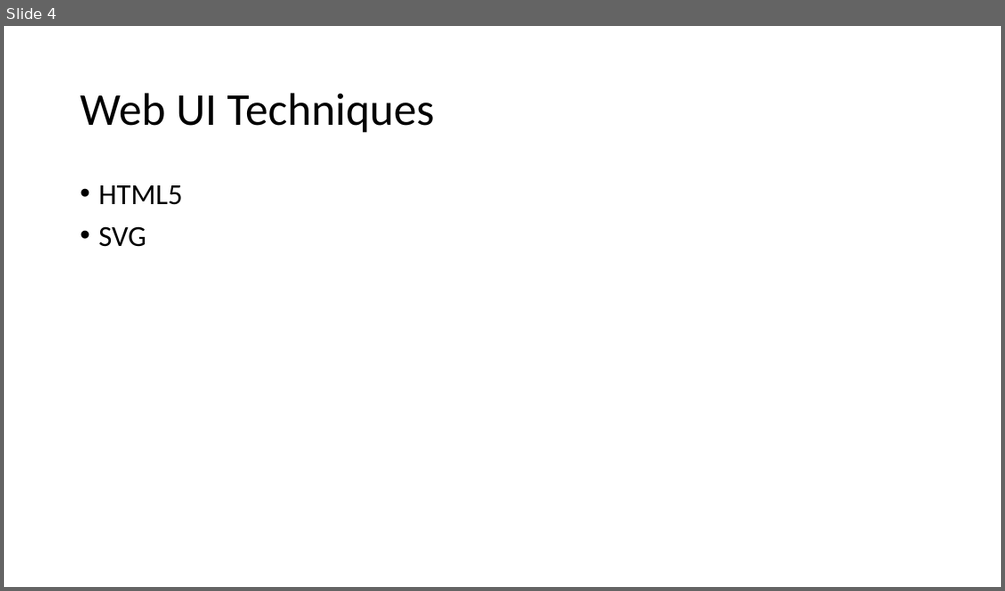
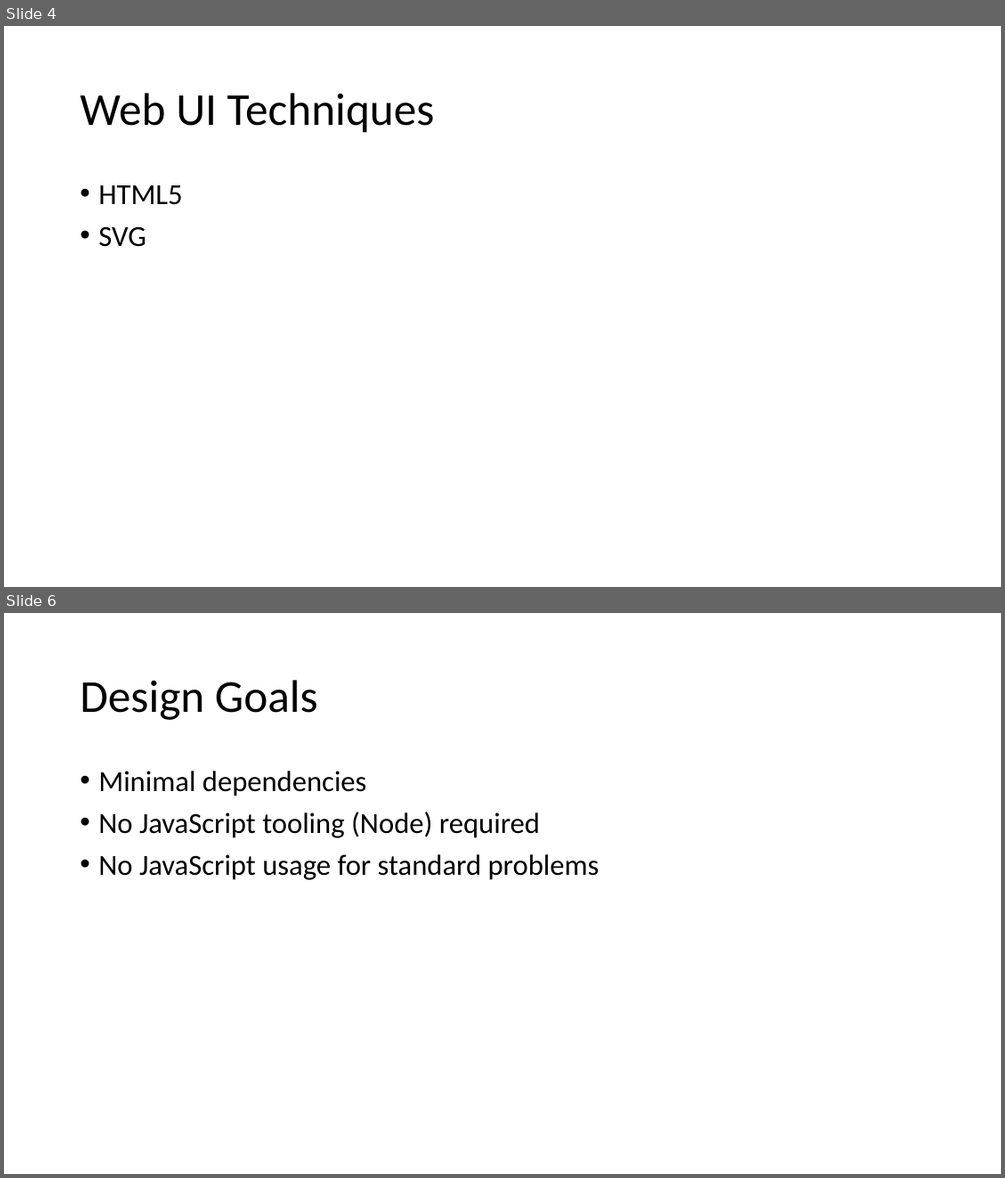
Before and after one commit to FrankPfattheicher/stonehenge.Chromely, a slide deck: stonehengeChromely.pptx. Shown one above the other, each under a label of ours: slide 4 before the commit, slides 4 and 6 after it; the slides between them are not shown. The pictures are 1005x591 and 1005x1178 pixels, drawn with LibreOffice and Linux fonts; fonts in the diff are those of the drawing. Boxes give left, top, right and bottom in pixels: in the first picture for what was removed or moved away, otherwise in the second. Text is boxed around its words. In the diff, an @@ line names an element or a change of style, - is before the commit and + after.

```diff
--- a/stonehengeChromely.pptx
+++ b/stonehengeChromely.pptx
@@ slide 6 added at box(4, 613, 1001, 1174), background #FFFFFF @@
@@ title added at box(80, 680, 318, 720), 44 pt, text #000000 @@
+Design Goals
@@ text added at box(98, 771, 599, 880), 28 pt, text #000000 @@
+• Minimal dependencies
+• No JavaScript tooling (Node) required
+• No JavaScript usage for standard problems
```
Also in this commit, not shown: 1 slide changed, 1 other slide added.
